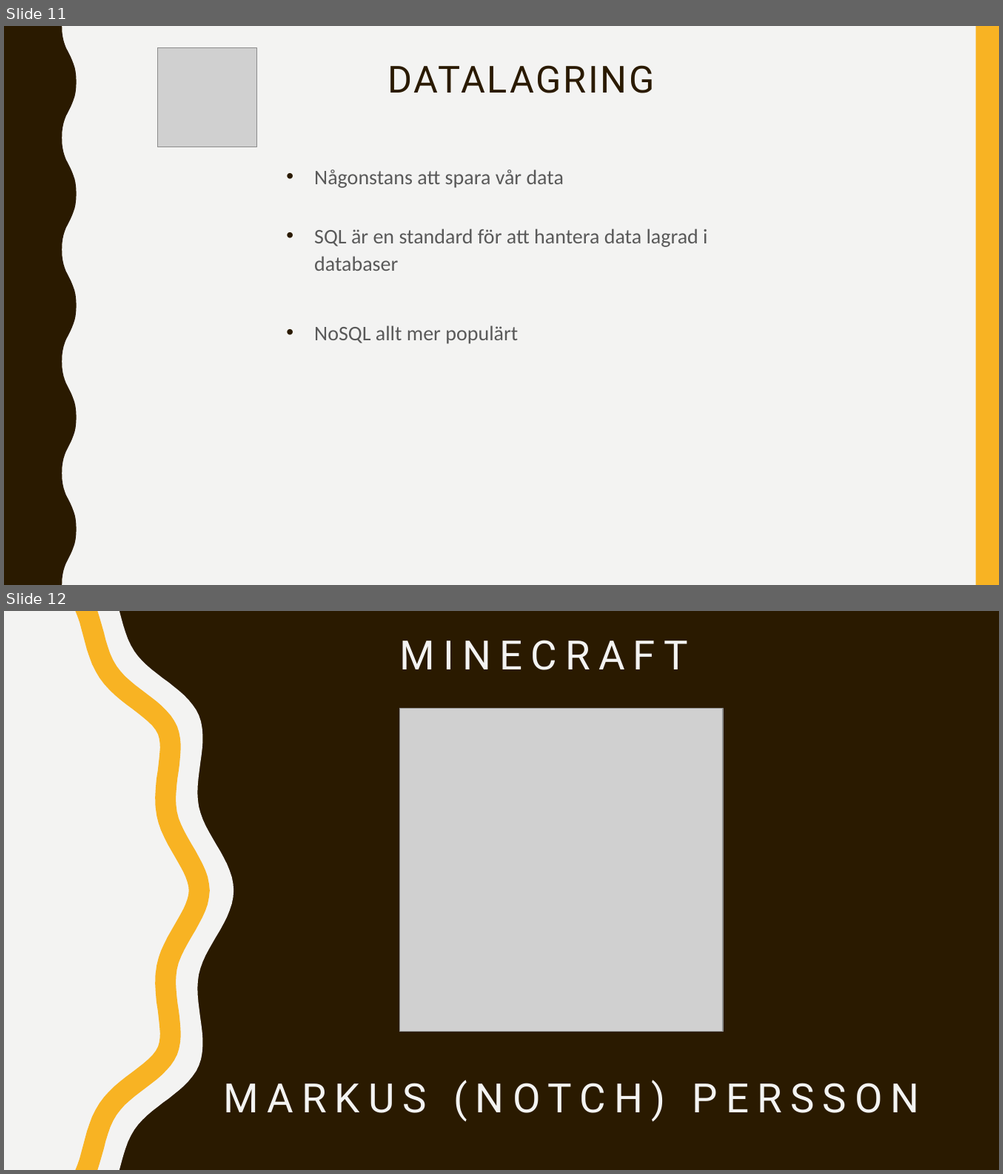
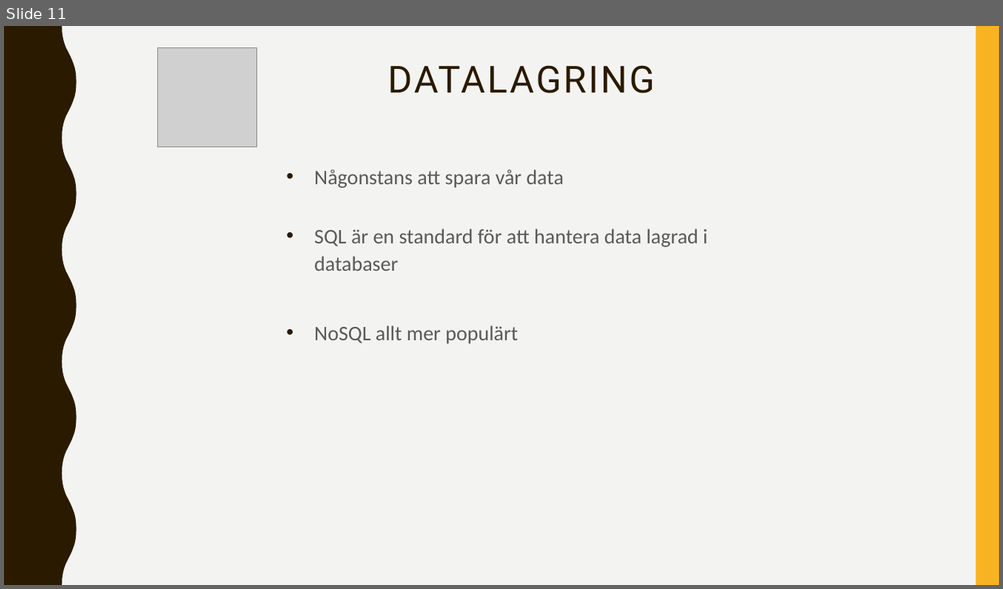
Before and after one commit to abbjetmus/programmering, a slide deck: Webben.pptx. Shown one above the other, each under a label of ours: slides 11 and 12 before the commit, slide 11 after it. The pictures are 1003x1174 and 1003x589 pixels, drawn with LibreOffice and Linux fonts; fonts in the diff are those of the drawing; grey boxes stand for pictures. Boxes give left, top, right and bottom in pixels: in the first picture for what was removed or moved away, otherwise in the second. Text is boxed around its words. In the diff, an @@ line names an element or a change of style, - is before the commit and + after.

```diff
--- a/Webben.pptx
+++ b/Webben.pptx
@@ slide 12 removed at (x1=4, y1=611, x2=999, y2=1170), background #2A1A00 @@
@@ freeform shape removed at (x1=4, y1=611, x2=234, y2=1170) @@
@@ freeform shape removed at (x1=76, y1=611, x2=210, y2=1170) @@
@@ text removed at (x1=400, y1=640, x2=688, y2=670) @@
-MINECRAFT
@@ picture removed at (x1=399, y1=709, x2=723, y2=1032) @@
@@ text removed at (x1=223, y1=1080, x2=919, y2=1122) @@
-MARKUS (NOTCH) PERSSON
```
Also in this commit, not shown: 1 other slide removed, 8 other files.
